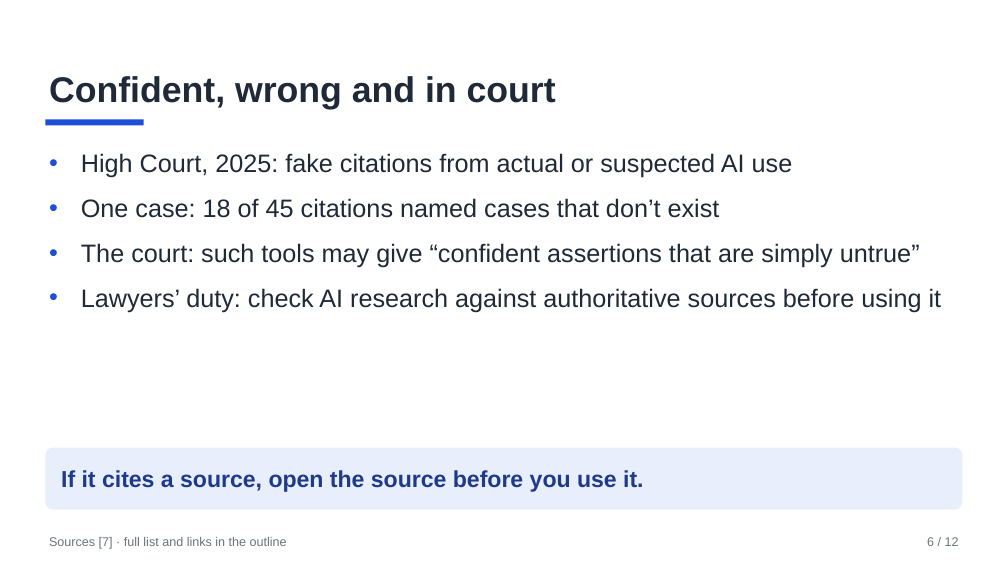
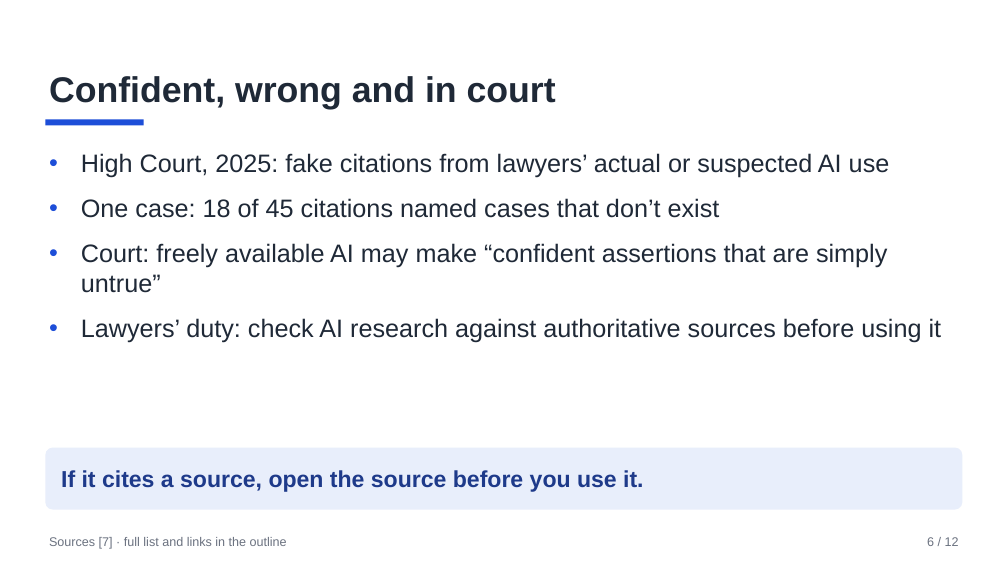
Before and after one commit to AnilKerai/applied-ai-handbook, a slide deck: slide 6 of 1-understand/talk-using-ai-at-work.pptx. Drawn at 1008x567 pixels with LibreOffice and Linux fonts; fonts in the diff are those of the drawing. Boxes give left, top, right and bottom in pixels: in the first picture for what was removed or moved away, otherwise in the second. Text is boxed around its words. In the diff, an @@ line names an element or a change of style, - is before the commit and + after.

```diff
--- a/1-understand/talk-using-ai-at-work.pptx
+++ b/1-understand/talk-using-ai-at-work.pptx
@@ text at (x1=81, y1=153, x2=890, y2=178): text changed @@
-• High Court, 2025: fake citations from actual or suspected AI use
+• High Court, 2025: fake citations from lawyers’ actual or suspected AI use
@@ text at (x1=81, y1=243, x2=887, y2=293): text changed @@
-• The court: such tools may give “confident assertions that are simply untrue”
+• Court: freely available AI may make “confident assertions that are simply untrue”
```
Also in this commit, not shown: 8 other slides changed, 2 other files.
